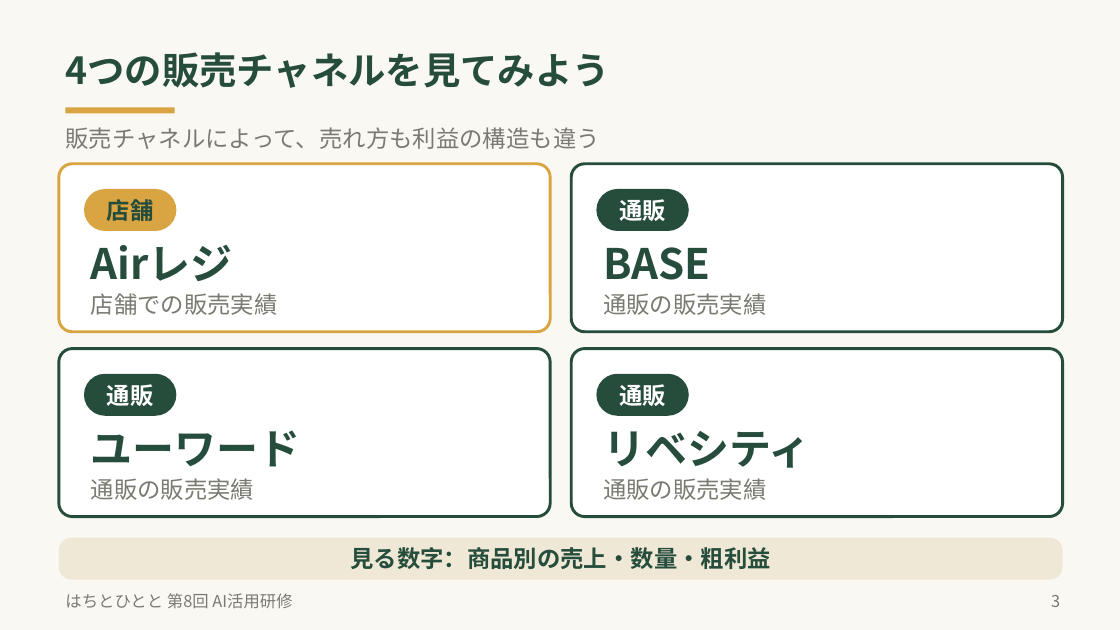
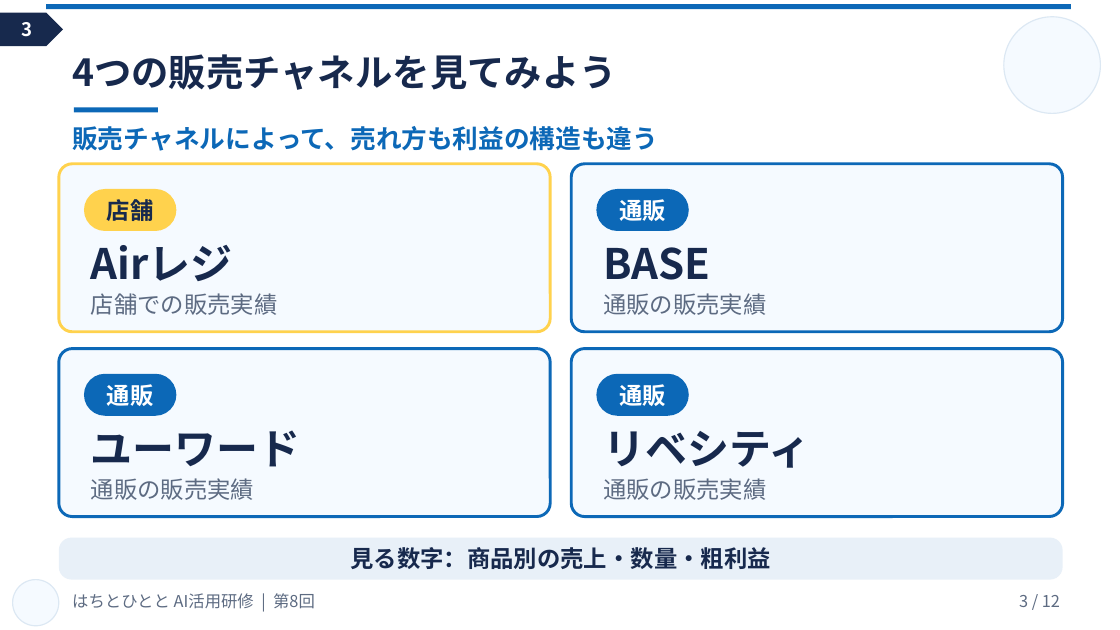
Before and after one commit to keisukegent/hachitohitoto, a slide deck: slide 3 of はちとひとと_第8回_AI販売データ分析研修.pptx. Drawn at 1120x630 pixels with LibreOffice and Linux fonts; fonts in the diff are those of the drawing. Boxes give left, top, right and bottom in pixels: in the first picture for what was removed or moved away, otherwise in the second. Text is boxed around its words. In the diff, an @@ line names an element or a change of style, - is before the commit and + after.

```diff
--- a/はちとひとと_第8回_AI販売データ分析研修.pptx
+++ b/はちとひとと_第8回_AI販売データ分析研修.pptx
@@ background #FAF8F3 to #FFFFFF @@
@@ pentagon arrow added at bbox=[0, 13, 63, 46], fill #17294D, 16 pt, text #FFFFFF, bold @@
+3
@@ rectangle added at bbox=[46, 4, 1071, 9], fill #0C68B7 @@
@@ ellipse added at bbox=[1004, 17, 1101, 113], fill #F5FAFF, outline #DCE8F3 1 pt @@
@@ text colour #264D3C to #17294D in 5 elements at bbox=[91, 245, 233, 281], bbox=[603, 247, 711, 280], bbox=[91, 430, 301, 467], bbox=[603, 431, 810, 468], bbox=[72, 54, 617, 90] @@
@@ text "4つの販売チャネルを見てみよう": place and size @@
-text "4つの販売チャネルを見てみよう" at bbox=[65, 52, 610, 88]
+text "4つの販売チャネルを見てみよう" at bbox=[72, 54, 617, 90]
@@ text "販売チャネルによって、売れ方も利益の構造も違う": place and size @@
-text "販売チャネルによって、売れ方も利益の構造も違う" at bbox=[65, 127, 599, 149]
+text "販売チャネルによって、売れ方も利益の構造も違う" at bbox=[72, 126, 658, 151]
@@ text "販売チャネルによって、売れ方も利益の構造も違う" at bbox=[72, 126, 658, 151]: size 20 to 22 pt, text colour #7A7A72 to #0C68B7, bold on @@
@@ rectangle: place and size @@
-rectangle at bbox=[66, 108, 175, 113]
+rectangle at bbox=[74, 108, 158, 113]
@@ rectangle at bbox=[74, 108, 158, 113]: fill #D8A542 to #0C68B7 @@
@@ rounded rectangle at bbox=[59, 164, 550, 332]: fill #FFFFFF to #F5FAFF; outline #D8A542 2.5 pt to #FFD24D 2.5 pt @@
@@ rounded rectangle "店舗" at bbox=[84, 189, 176, 231]: text colour #264D3C to #17294D; fill #D8A542 to #FFD24D @@
@@ rounded rectangle "通販": place and size @@
-rounded rectangle "通販" at bbox=[84, 374, 176, 416]
+rounded rectangle "通販" at bbox=[597, 189, 689, 231]
@@ text "通販の販売実績": place and size @@
-text "通販の販売実績" at bbox=[91, 478, 255, 500]
+text "通販の販売実績" at bbox=[603, 293, 767, 315]
@@ fill #FFFFFF to #F5FAFF; outline #264D3C 2.5 pt to #0C68B7 2.5 pt in 3 elements at bbox=[571, 164, 1063, 332], bbox=[59, 349, 550, 517], bbox=[571, 349, 1063, 517] @@
@@ rounded rectangle "通販": place and size @@
-rounded rectangle "通販" at bbox=[597, 374, 689, 416]
+rounded rectangle "通販" at bbox=[84, 374, 176, 416]
@@ fill #264D3C to #0C68B7 in 3 elements at bbox=[597, 189, 689, 231], bbox=[84, 374, 176, 416], bbox=[597, 374, 689, 416] @@
@@ rounded rectangle "通販": place and size @@
-rounded rectangle "通販" at bbox=[597, 189, 689, 231]
+rounded rectangle "通販" at bbox=[597, 374, 689, 416]
@@ text "通販の販売実績": place and size @@
-text "通販の販売実績" at bbox=[603, 478, 767, 500]
+text "通販の販売実績" at bbox=[91, 478, 255, 500]
@@ text colour #7A7A72 to #5D6B82 in 4 elements at bbox=[603, 293, 767, 315], bbox=[91, 478, 255, 500], bbox=[91, 293, 278, 315], bbox=[603, 478, 767, 500] @@
@@ text "通販の販売実績": place and size @@
-text "通販の販売実績" at bbox=[603, 293, 767, 315]
+text "通販の販売実績" at bbox=[603, 478, 767, 500]
@@ rounded rectangle "見る数字：商品別の売上・数量・粗利益" at bbox=[59, 538, 1063, 580]: text colour #264D3C to #17294D; fill #F0E8D6 to #E8F0F8 @@
@@ ellipse added at bbox=[13, 580, 59, 626], fill #F5FAFF, outline #DCE8F3 1 pt @@
@@ text at bbox=[72, 593, 315, 609]: text changed; text colour #7A7A72 to #5D6B82 @@
-はちとひとと 第8回 AI活用研修
+はちとひとと AI活用研修 | 第8回
@@ page number at bbox=[1019, 595, 1060, 607]: text changed; text colour #7A7A72 to #5D6B82 @@
-3
+3 / 12
```
Also in this commit, not shown: 11 other slides changed, 2 other files.
